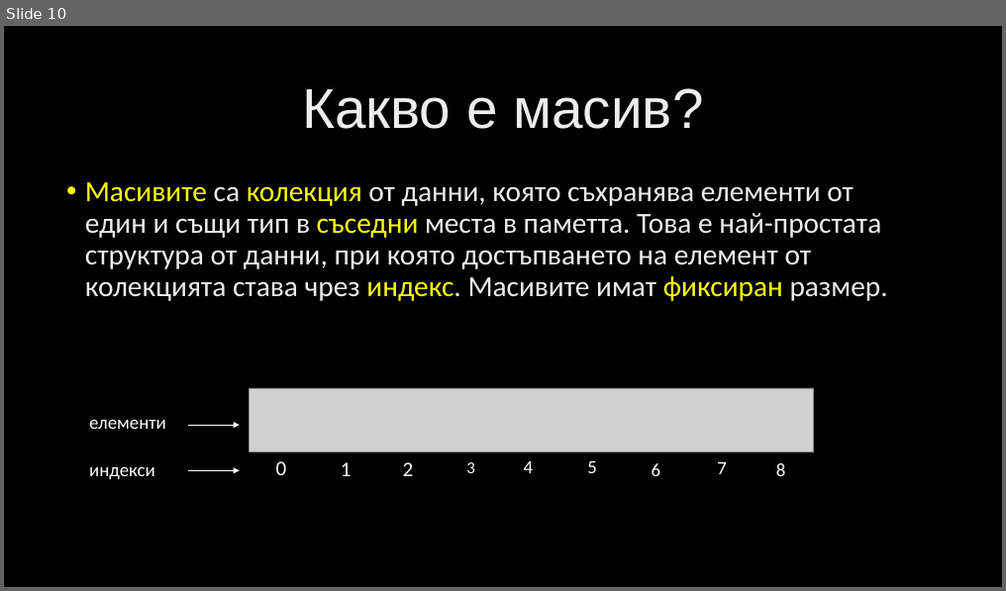
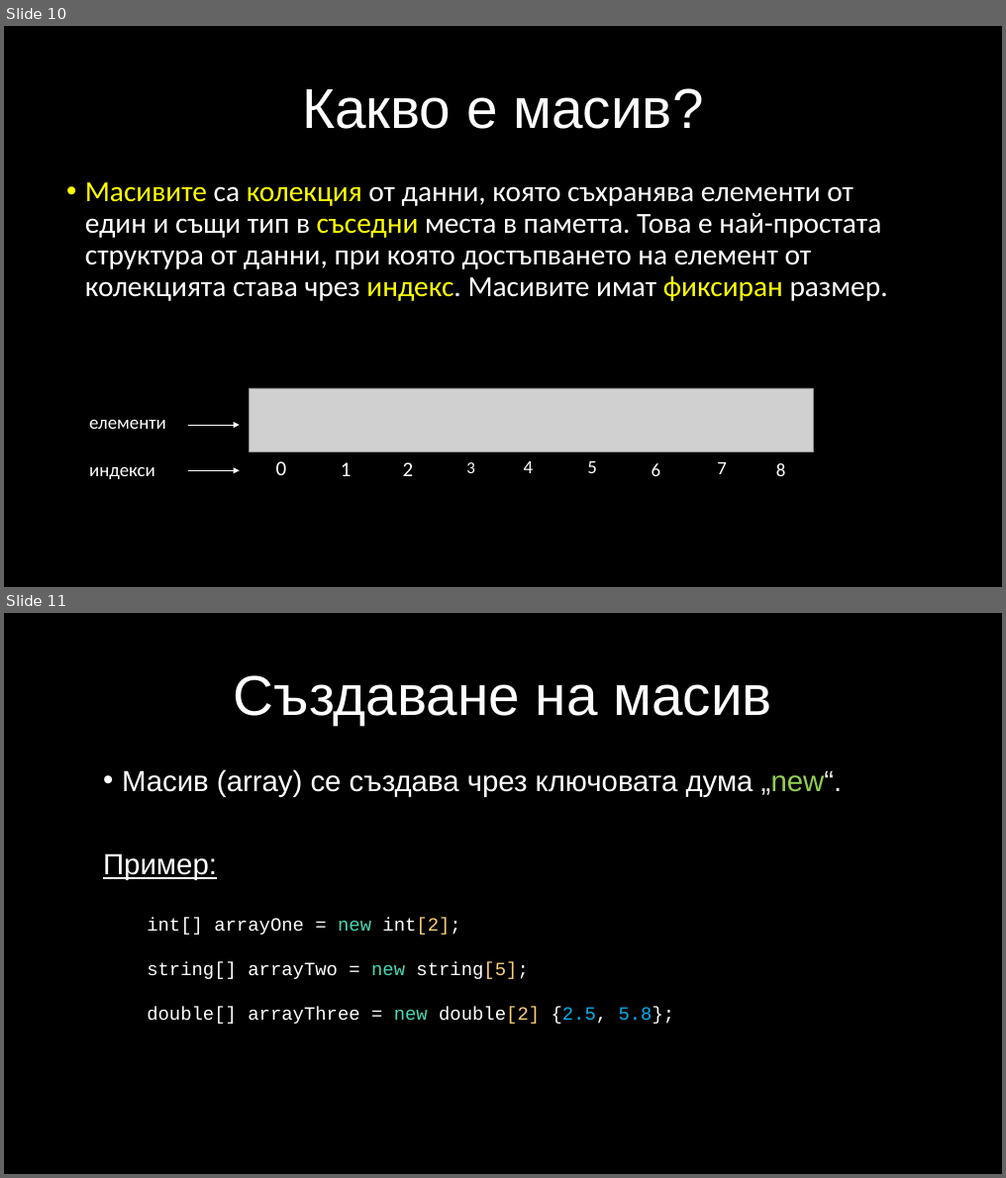
Before and after one commit to velizar92/CSharp-Programming-Presentations, a slide deck: C# Intermediate.pptx. Shown one above the other, each under a label of ours: slide 10 before the commit, slides 10 and 11 after it. The pictures are 1006x591 and 1006x1178 pixels, drawn with LibreOffice and Linux fonts; fonts in the diff are those of the drawing; grey boxes stand for pictures; background and template pictures are left out. Boxes give left, top, right and bottom in pixels: in the first picture for what was removed or moved away, otherwise in the second. Text is boxed around its words. In the diff, an @@ line names an element or a change of style, - is before the commit and + after.

Commit message:
C# Intermediate -> Array slides + slight color changes

```diff
--- a/C# Intermediate.pptx
+++ b/C# Intermediate.pptx
@@ slide 11 added at [4, 613, 1002, 1174], background picture (left out) @@
@@ title added at [234, 675, 772, 725], 54 pt, text #FFFFFF @@
+Създаване на масив
@@ text added at [103, 769, 843, 880], 28 pt, text #FFFFFF @@
+• Масив (array) се създава чрез ключовата дума „new“.
+Пример:
@@ text added at [147, 917, 675, 1024], 18 pt, text #FFFFFF @@
+int[] arrayOne = new int[2];
+string[] arrayTwo = new string[5];
+double[] arrayThree = new double[2] {2.5, 5.8};
@@ slide 10 changed as well @@
@@ title "Какво е масив?" at [302, 88, 703, 129]: text colour gradient #BFBFBF to #EDEDED to #FFFFFF to #FFFFFF @@
@@ text "Масивите са колекция от данни, ..." at [85, 182, 888, 301]: text colour gradient #BFBFBF to #EDEDED to #FFFFFF to #FFFFFF in "са от данни, която съхранява елементи от ..." @@
```
Also in this commit, not shown: 9 other slides changed, 5 other slides added.
